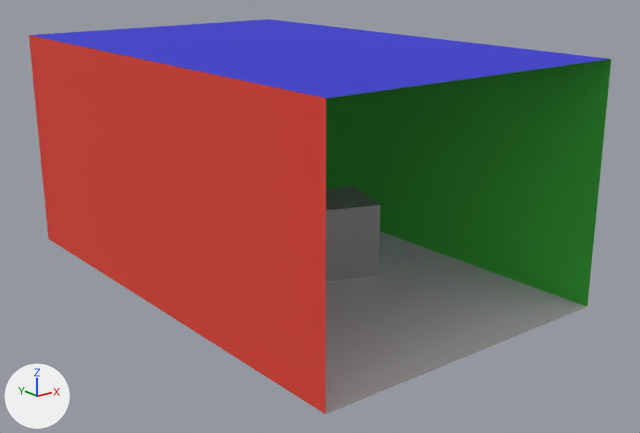
The Blender file scenes/cornell.blend: old version first, new version second.
The view is the same before and after, from a 50 mm lens placed at (-3.28, -5.02, 2.08), pointed at (0.09, -0.81, 0.4). Every picture has the same lights, and +X, +Y and +Z are marked at lower left.

The older version as bpy lines, for what is in view:
```python
me_cube = bpy.data.meshes.new('Cube')
me_cube.from_pydata([(1.0, 1.0, 1.46), (1.0, 1.0, 0.0), (1.0, -2.2, 1.46), (1.0, -2.2, 0.0), (-1.0, 1.0, 1.46), (-1.0, 1.0, 0.0), (-1.0, -2.2, 1.46), (-1.0, -2.2, 0.0)], [], [(7, 5, 4, 6), (5, 7, 3, 1), (1, 3, 2, 0), (5, 1, 0, 4), (0, 2, 6, 4)])
for i in [0]: me_cube.polygons[i].material_index = 1
for i in [2]: me_cube.polygons[i].material_index = 2
for i in [4]: me_cube.polygons[i].material_index = 3
me_cube.materials.append(mat_white)  # white #e5e5e5
me_cube.materials.append(mat_red)  # red #e04335
me_cube.materials.append(mat_green)  # green #46d249
me_cube.materials.append(mat_blue)  # blue #3637cf
me_cube_003 = bpy.data.meshes.new('Cube.003')
me_cube_003.from_pydata(...)  # 8 vertices, 6 faces; spans x -0.064..0.545, y -1.047..-0.438, z 0.0..0.476
me_cube_003.materials.append(mat_material)  # grey #a0a0a0
ob_cube = bpy.data.objects.new('Cube', me_cube_003)
ob_cube.location = (0.0, 0.0, 0.0)
ob_room = bpy.data.objects.new('Room', me_cube)
ob_room.location = (0.0, 0.0, 0.0)
```
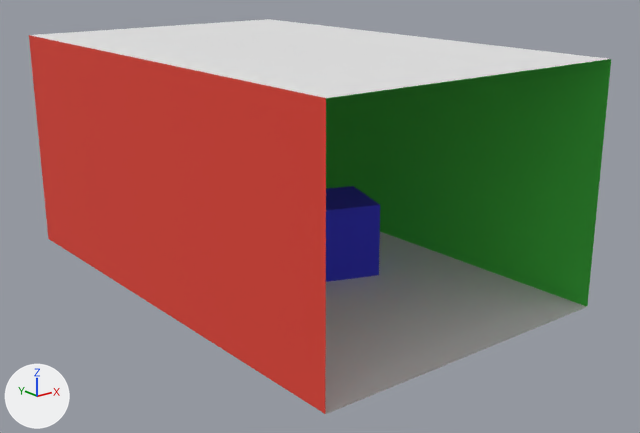
What differs and where, as boxes (x1, y1, x2, y2) in the pictures (640 x 433 px):
```json
{"object": "Cube", "change": "recoloured", "before": [326, 186, 380, 282], "after": [326, 186, 380, 282], "on screen": "grey to blue"}
{"part": 1, "of": "me_cube", "change": "recoloured", "before": [31, 19, 608, 98], "after": [31, 19, 608, 98], "on screen": "blue to white"}
```

Edits to the scene script, one JSON object a line:
```json
{"block": "me_cube", "where": "me_cube.from_pydata(...)  # 8 vertices, 5 faces; spans x -1.0..1.0, y -2.2..1.0, z 0.0..1.46"}
{"block": "me_cube", "where": "# used by ob_room; location = (0.0, 0.0, 0.0)"}
{"block": "me_cube", "change": "me_cube part 1: all 1 face that had it switch from mat_blue (blue #3637cf) to mat_white (white #e5e5e5)"}
{"block": "me_cube_003", "where": "me_cube_003.from_pydata(...)  # 8 vertices, 6 faces; spans x -0.064..0.545, y -1.047..-0.438, z 0.0..0.476"}
{"op": "remove", "block": "me_cube_003", "code": "me_cube_003.materials.append(mat_material)  # grey #a0a0a0"}
{"op": "add", "block": "me_cube_003", "code": "me_cube_003.materials.append(mat_blue)  # blue #3637cf"}
```
